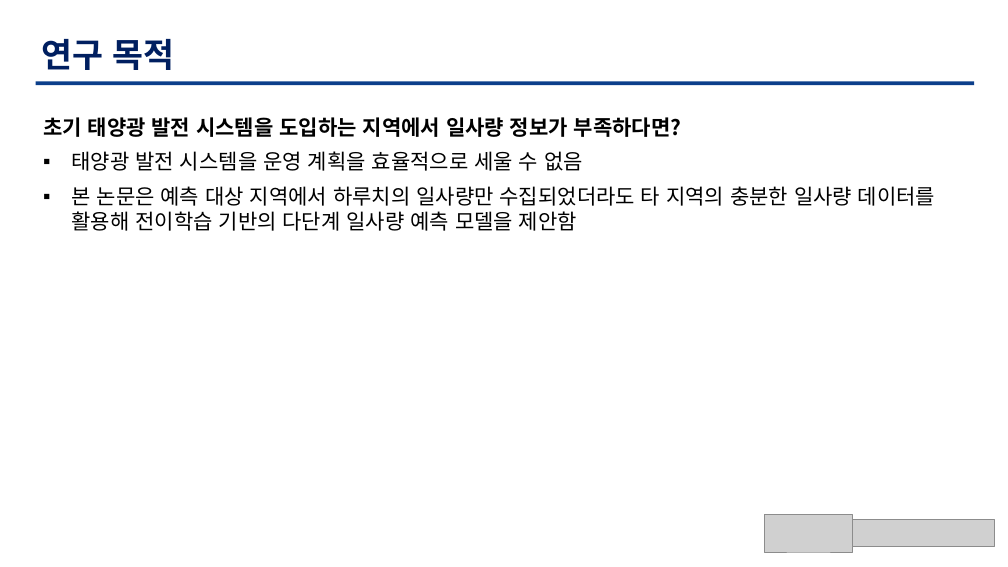
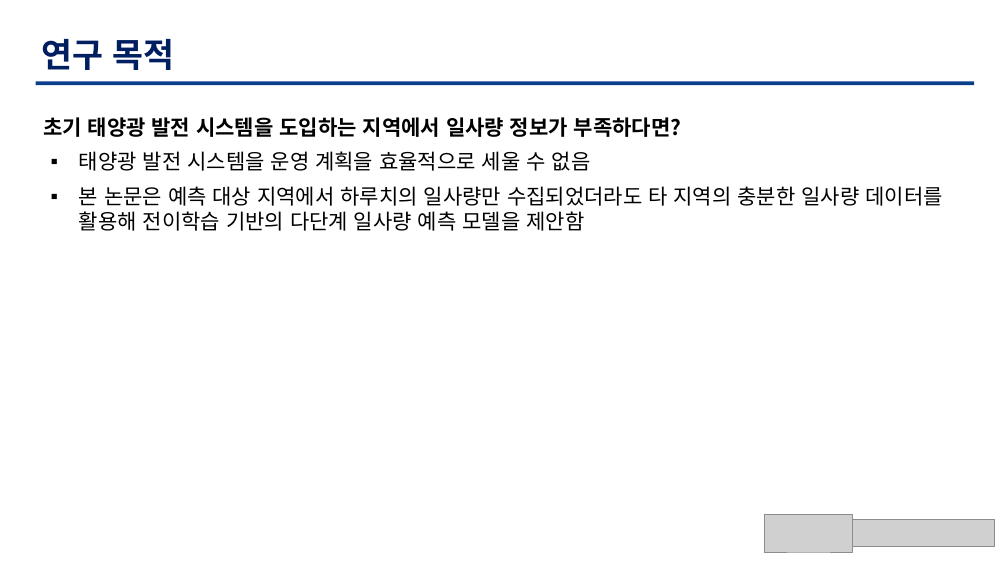
Before and after one commit to TaegyuHan/Solar_radiation_prediction_model, a slide deck: slide 7 of KICS_PT/[KICS] 모델 poster.pptx. Drawn at 1008x567 pixels with LibreOffice and Linux fonts; fonts in the diff are those of the drawing; grey boxes stand for pictures. Boxes give left, top, right and bottom in pixels: in the first picture for what was removed or moved away, otherwise in the second. Text is boxed around its words. In the diff, an @@ line names an element or a change of style, - is before the commit and + after.

Commit message:
모델 최종 PT

```diff
--- a/KICS_PT/[KICS] 모델 poster.pptx
+++ b/KICS_PT/[KICS] 모델 poster.pptx
@@ text "태양광 발전 시스템을 운영 계획을 ...": place and size @@
-text "태양광 발전 시스템을 운영 계획을 ..." at [43, 117, 935, 231]
+text "태양광 발전 시스템을 운영 계획을 ..." at [79, 151, 942, 231]
```
Also in this commit, not shown: 3 other slides changed.
